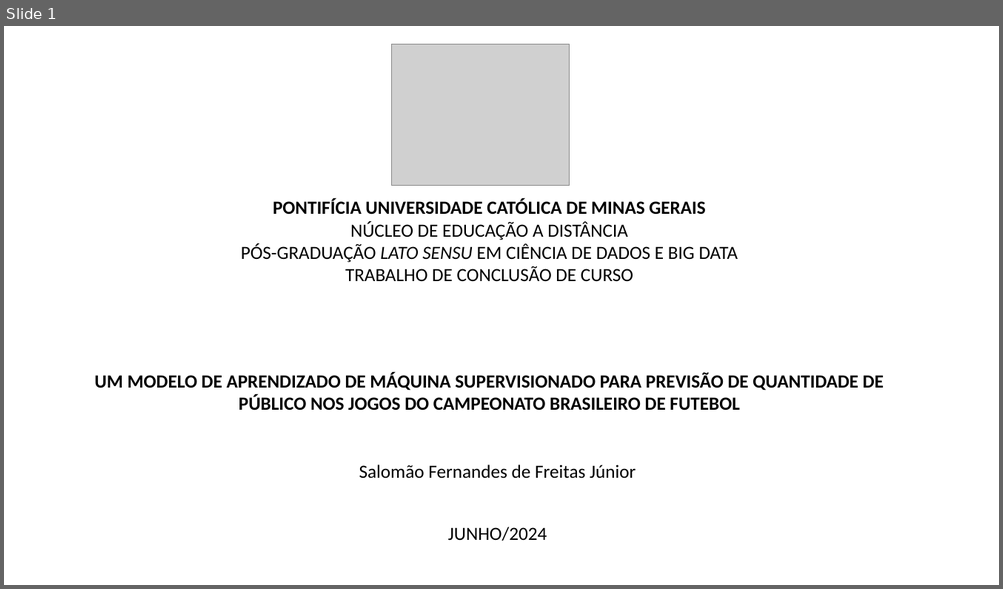
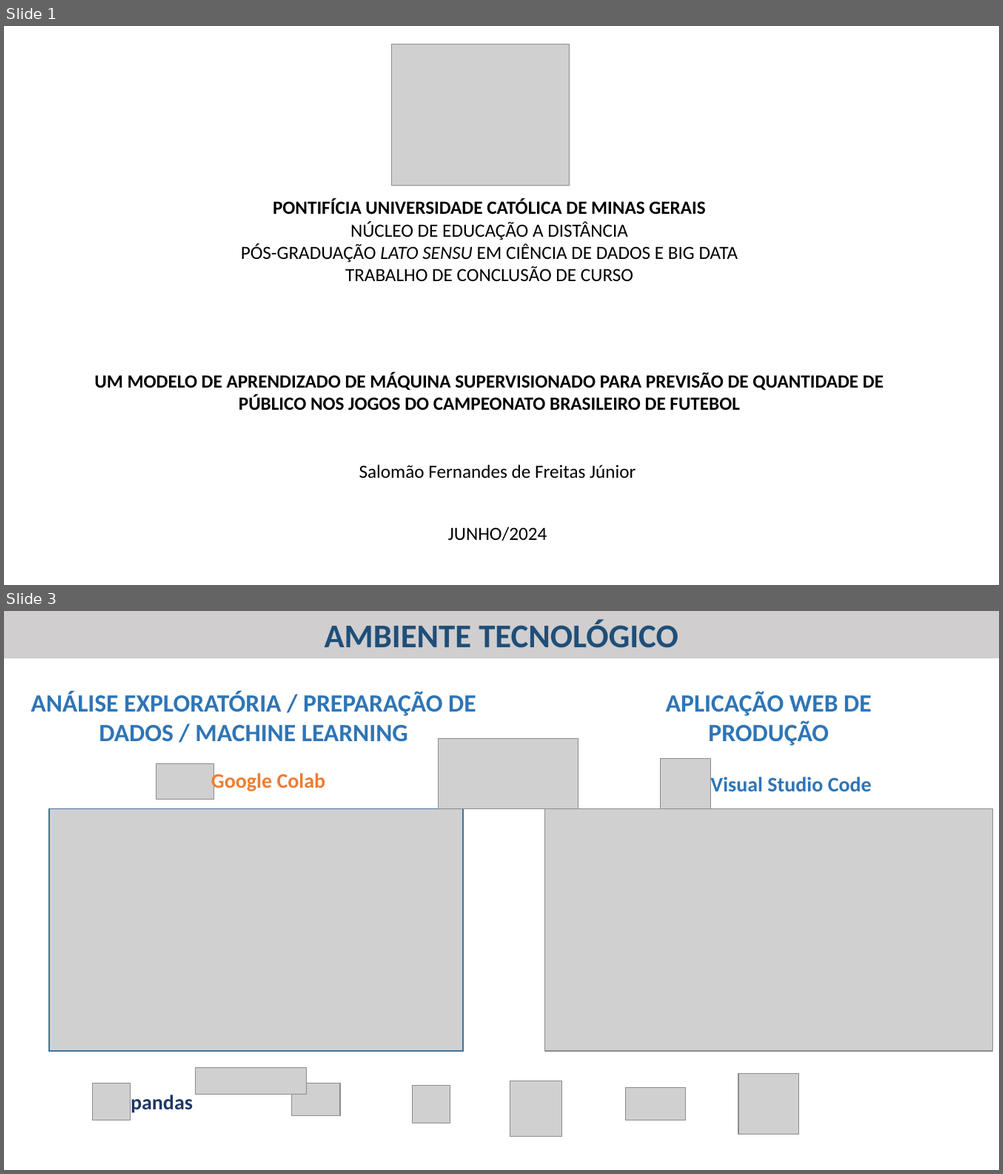
Before and after one commit to salomaofreitasjr/TCC_PUC_MINAS_POS_CIENCIA_DE_DADOS_2023, a slide deck: TCC - Apresentação.pptx. Shown one above the other, each under a label of ours: slide 1 before the commit, slides 1 and 3 after it; the slides between them are not shown. The pictures are 1003x589 and 1003x1174 pixels, drawn with LibreOffice and Linux fonts; fonts in the diff are those of the drawing; grey boxes stand for pictures. Boxes give left, top, right and bottom in pixels: in the first picture for what was removed or moved away, otherwise in the second. Text is boxed around its words. In the diff, an @@ line names an element or a change of style, - is before the commit and + after.

Commit message:
Preparação Apresentação TCC

```diff
--- a/TCC - Apresentação.pptx
+++ b/TCC - Apresentação.pptx
@@ slide 3 added at box(4, 611, 999, 1170), background #FFFFFF @@
@@ rectangle added at box(4, 611, 999, 659), fill #D0CECE, 32 pt, text #1F4E79, bold @@
+AMBIENTE TECNOLÓGICO
@@ text added at box(31, 692, 476, 742), 24 pt, text #2E75B6, bold @@
+ANÁLISE EXPLORATÓRIA / PREPARAÇÃO DE DADOS / MACHINE LEARNING
@@ text added at box(666, 692, 871, 746), 24 pt, text #2E75B6, bold @@
+APLICAÇÃO WEB DE PRODUÇÃO
@@ picture added at box(438, 738, 578, 809) @@
@@ picture added at box(156, 764, 213, 800) @@
@@ picture added at box(660, 759, 711, 809) @@
@@ text added at box(211, 771, 326, 793), 20 pt, text #ED7D31, bold @@
+Google Colab
@@ text added at box(711, 777, 871, 792), 20 pt, text #2E75B6, bold @@
+Visual Studio Code
@@ rectangle added at box(48, 809, 463, 1051), outline #43739E 1 pt @@
@@ picture added at box(50, 809, 462, 1051) @@
@@ picture added at box(545, 809, 993, 1051) @@
@@ picture added at box(196, 1068, 307, 1095) @@
@@ picture added at box(738, 1074, 799, 1135) @@
@@ picture added at box(93, 1083, 130, 1121) @@
@@ text added at box(131, 1095, 193, 1113), 20 pt, text #203864, bold @@
+pandas
@@ picture added at box(291, 1083, 340, 1116) @@
@@ picture added at box(412, 1085, 450, 1124) @@
@@ picture added at box(510, 1081, 562, 1136) @@
@@ picture added at box(626, 1088, 686, 1120) @@
```
Also in this commit, not shown: 1 slide changed, 11 other files.
